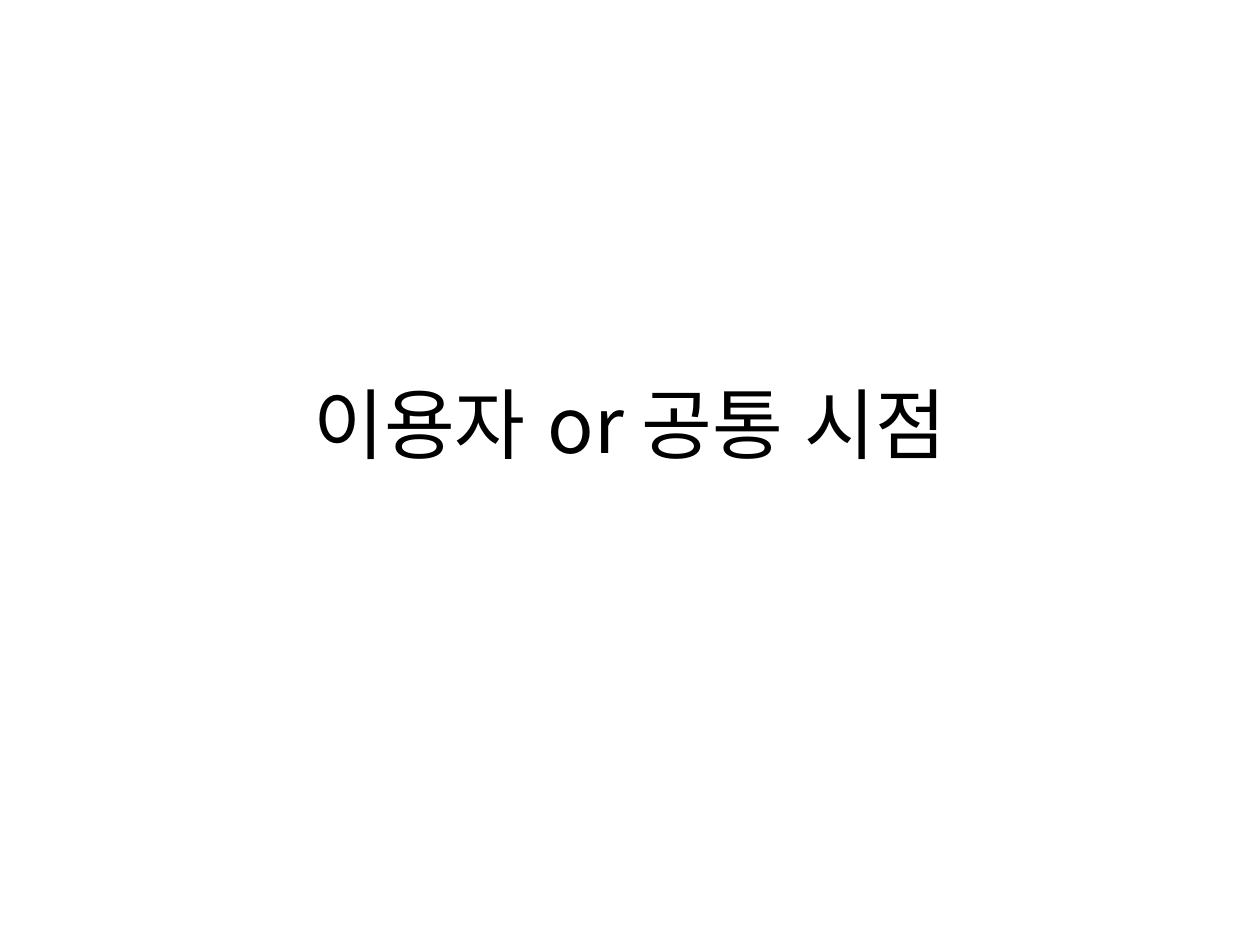
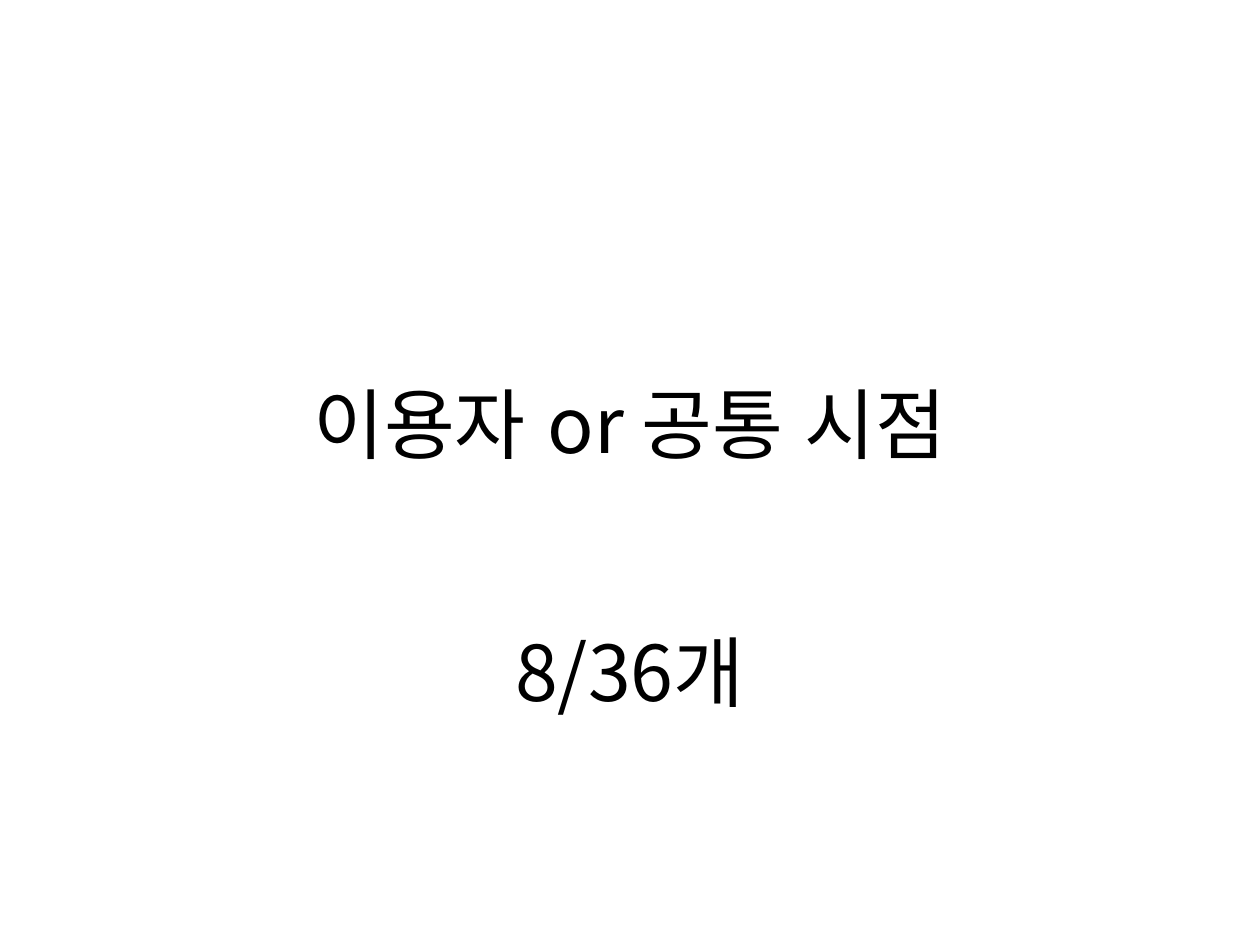
Before and after one commit to dksdlcks12/Portfolio, a slide deck: slide 1 of 스토리보드(구현 및 필요하면 추가).pptx. Drawn at 1260x945 pixels with LibreOffice and Linux fonts; fonts in the diff are those of the drawing. Boxes give left, top, right and bottom in pixels: in the first picture for what was removed or moved away, otherwise in the second. Text is boxed around its words. In the diff, an @@ line names an element or a change of style, - is before the commit and + after.

```diff
--- a/스토리보드(구현 및 필요하면 추가).pptx
+++ b/스토리보드(구현 및 필요하면 추가).pptx
@@ text added at [515,637,744,715], 44 pt, text #000000 @@
+8/36개
```
Also in this commit, not shown: 7 other slides changed, 1 other file.
